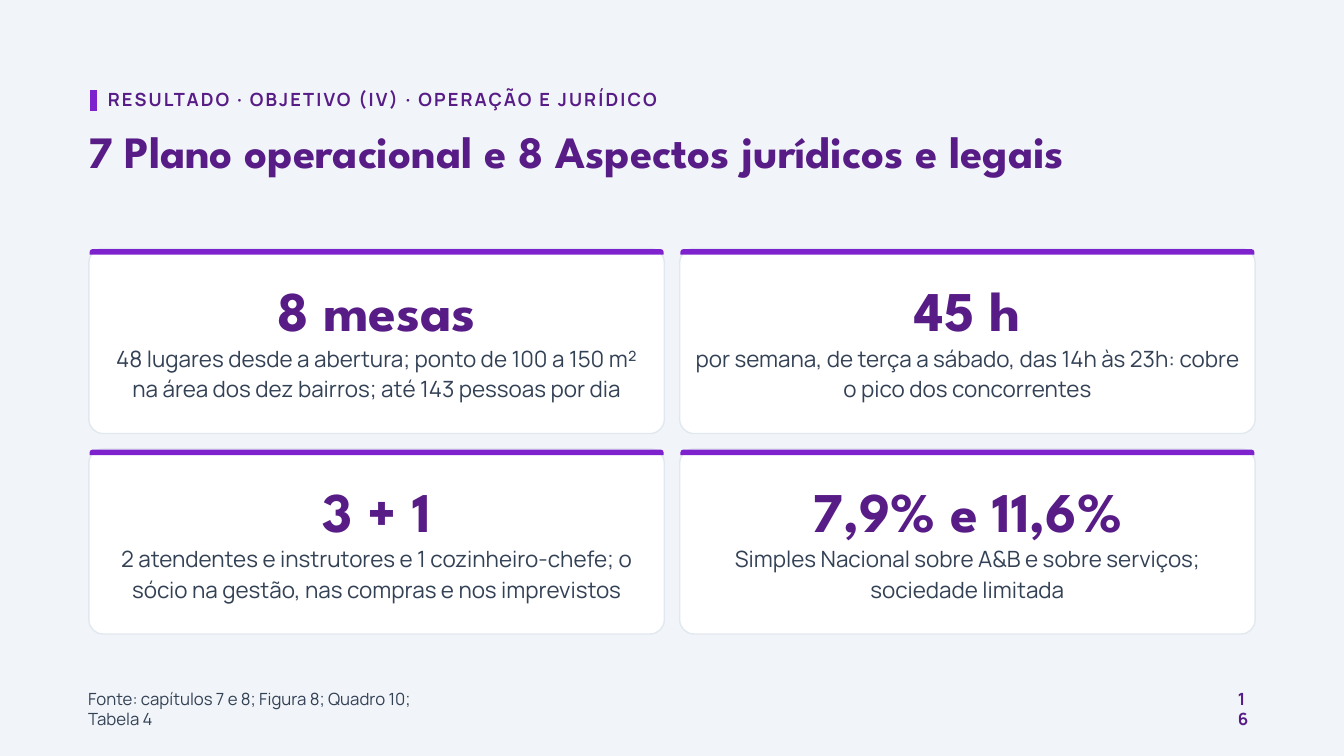
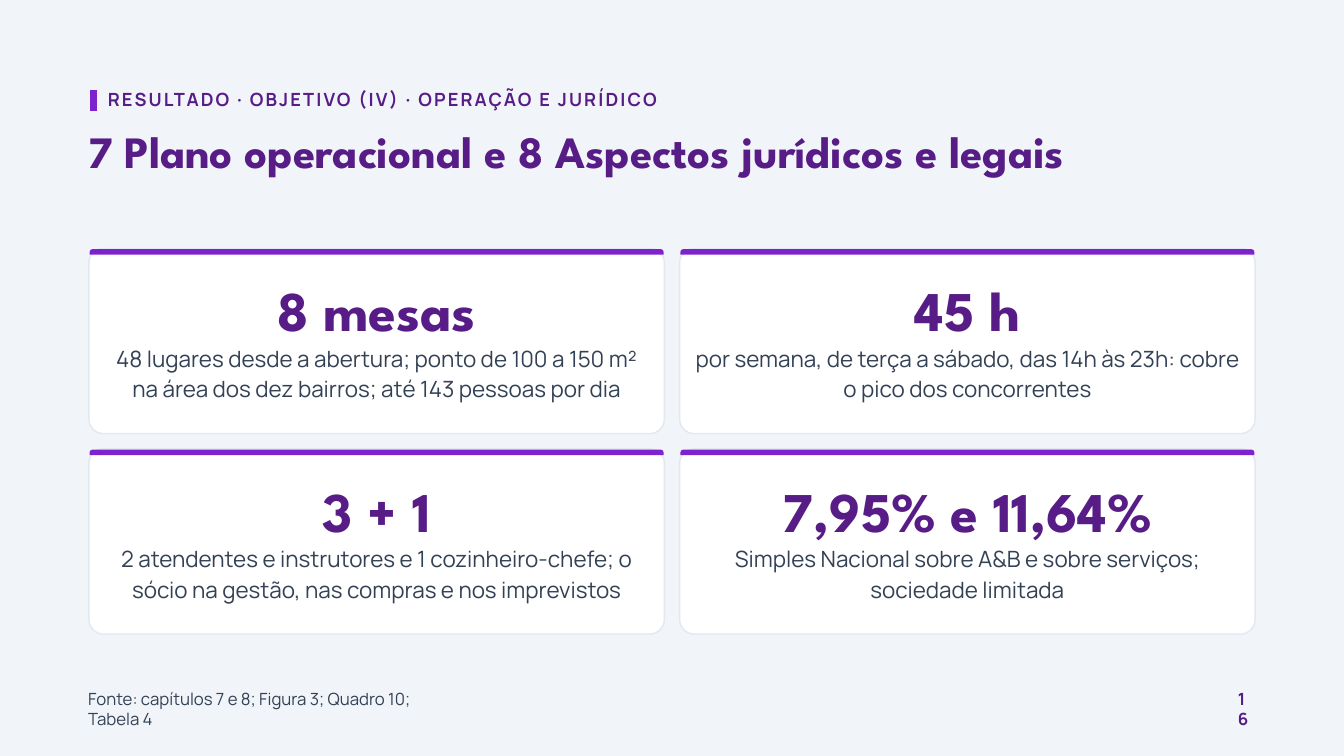
Before and after one commit to eusouopeu/interludio, a slide deck: slide 16 of apresentacao/slides-vfinal.pptx. Drawn at 1344x756 pixels with LibreOffice and Linux fonts; fonts in the diff are those of the drawing. Boxes give left, top, right and bottom in pixels: in the first picture for what was removed or moved away, otherwise in the second. Text is boxed around its words. In the diff, an @@ line names an element or a change of style, - is before the commit and + after.

```diff
--- a/apresentacao/slides-vfinal.pptx
+++ b/apresentacao/slides-vfinal.pptx
@@ text at (783, 494, 1151, 540): text changed @@
-7,9% e 11,6%
+7,95% e 11,64%
@@ text at (88, 692, 410, 726): text changed @@
-Fonte: capítulos 7 e 8; Figura 8; Quadro 10; Tabela 4
+Fonte: capítulos 7 e 8; Figura 3; Quadro 10; Tabela 4
```
Also in this commit, not shown: 8 other slides changed, 1 other file.
